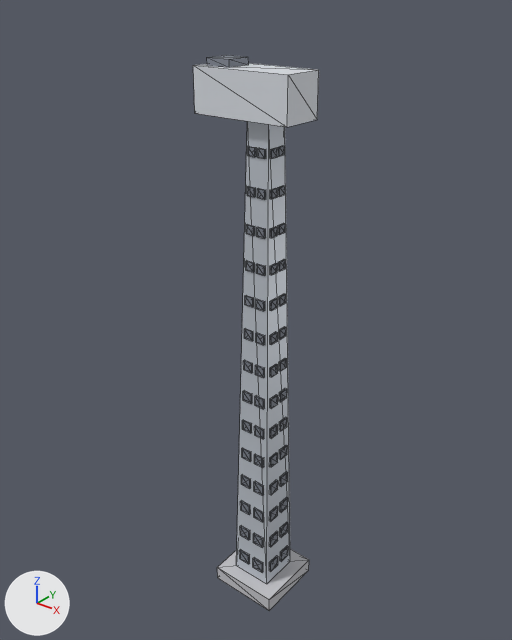
An edit to the glTF model power_a_city/modeles/Eolienne_Mat.glb, drawn before and after from the same camera.
Camera for both pictures: a camera (50 mm lens) standing at (9.03, -11.61, 14.96) and looking at (-0.46, 0.25, 7.61). The lights are fixed; the arrows at lower left show +X, +Y and +Z. The picture after the commit comes second. Mesh edges are drawn as thin lines. Vertices at exactly the same position are counted once.

Names of what the first picture shows: 'Eolienne_Mat'.
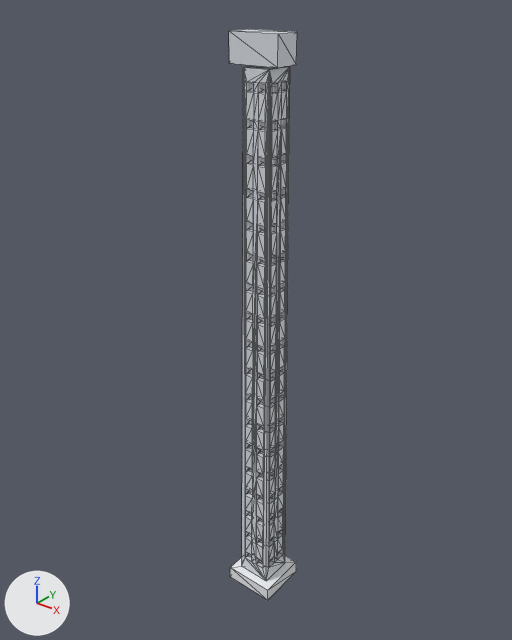
What differs and where, as boxes [x1, y1, x2, y2] in the pictures (512 x 640 px):
'Eolienne_Mat', reshaped (46% narrower): before [193, 55, 319, 610]; after [229, 29, 297, 600]
part 1 of me_eolienne_mat, added: after [230, 556, 296, 600]
part 2 of me_eolienne_mat, added: after [229, 29, 297, 68]
part 3 of me_eolienne_mat, rebuilt (11% narrower, 11% taller): before [236, 121, 290, 584]; after [242, 66, 290, 581]
part 4 of me_eolienne_mat, deleted: before [193, 55, 319, 572]
part 5 of me_eolienne_mat, deleted: before [217, 549, 309, 610]

Edits to the bpy script that builds the scene:
```text
Add mat_gris_socle:
    mat_gris_socle = principled_material('Gris_Socle')
    mat_gris_socle.base_color = (0.85, 0.87, 0.9)  # white #edf0f3
    mat_gris_socle.roughness = 0.6
Add mat_gris_eolienne:
    mat_gris_eolienne = principled_material('Gris_Eolienne')
    mat_gris_eolienne.base_color = (0.74, 0.77, 0.82)  # white #dfe3ea
    mat_gris_eolienne.metallic = 0.1
    mat_gris_eolienne.roughness = 0.55
Change me_eolienne_mat:
    used by ob_eolienne_mat; location = (0.0, 0.0, 0.0)
    verts and faces of me_eolienne_mat; kept vertices keep their numbers, new ones are numbered from 928
    before: 0 (-0.9, -0.9, 0.0) at pixel (217, 577), 1 (-0.9, -0.9, 0.4) at pixel (217, 567), 2 (-0.9, 0.9, 0.0), 3 (-0.9, 0.9, 0.4), 4 (0.9, -0.9, 0.0) at pixel (269, 610)
    before: 5 (0.9, -0.9, 0.4) at pixel (269, 599), 6 (0.9, 0.9, 0.0) at pixel (308, 570), 7 (0.9, 0.9, 0.4) at pixel (309, 559)
    remove me_eolienne_mat.from_pydata(...)  # 928 vertices, 1392 faces; spans x -1.5..0.9, y -0.9..0.9, z 0.0..13.47
    remove me_eolienne_mat.materials.append(mat_beton)  # light grey #c4c4c8
    remove me_eolienne_mat.materials.append(mat_gris_mat)  # light grey #c8ced7
    remove me_eolienne_mat.materials.append(mat_gris_fonce)  # grey #7c818b
    remove me_eolienne_mat.materials.append(mat_gris_clair)  # white #dde1e7
    add me_eolienne_mat.from_pydata(...)  # 600 vertices, 1476 faces; spans x -0.7..0.65, y -0.65..0.65, z 0.0..14.0
    me_eolienne_mat part 1: a new loose piece, a box spanning x -0.65..0.65, y -0.65..0.65, z 0.0..0.35, in mat_gris_socle (white #edf0f3)
    me_eolienne_mat part 2: a new loose piece, a box spanning x -0.7..0.5, y -0.3..0.3, z 13.4..14.0, in mat_gris_eolienne (white #dfe3ea)
    me_eolienne_mat part 3: the loose piece of 8 vertices spanning x -0.53..0.53, y -0.53..0.53, z 0.4..12.4 is rebuilt with 584 vertices and now spans x -0.42..0.42, y -0.42..0.42, z 0.35..13.35, in mat_gris_eolienne (white #dfe3ea)
    me_eolienne_mat part 4: 114 loose pieces with 912 vertices, spanning x -1.5..0.9, y -0.55..0.55, z 0.74..13.47, are deleted
    me_eolienne_mat part 5
    add delete_vertices([*range(0, 8)])  # with the faces that use them
    add me_eolienne_mat.materials.append(mat_gris_socle)  # white #edf0f3
    add me_eolienne_mat.materials.append(mat_gris_eolienne)  # white #dfe3ea
```
